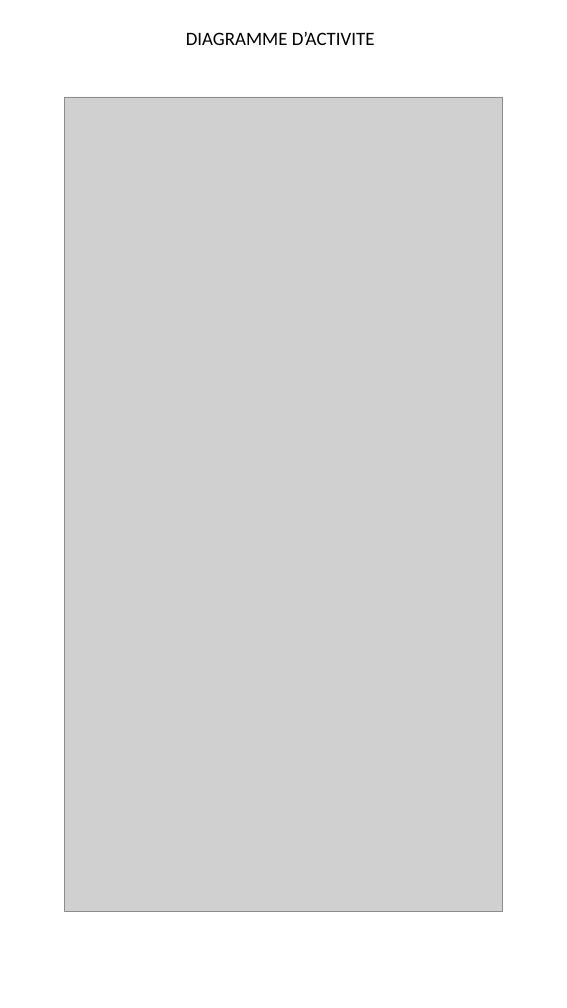
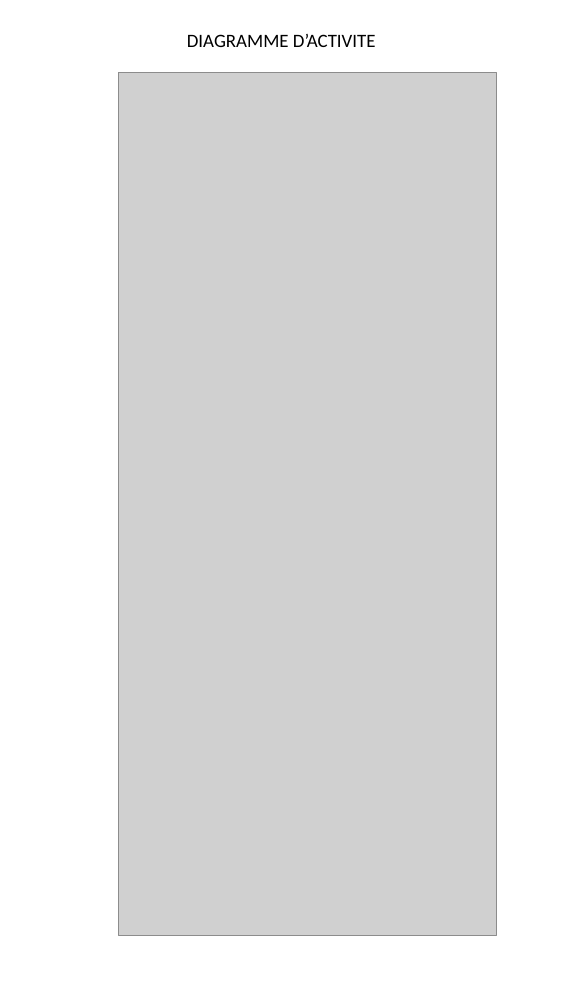
Before and after one commit to Keltoum-BLK/projet_6, a slide deck: slide 1 of PW Presentations/DA.pptx. Drawn at 567x1008 pixels with LibreOffice and Linux fonts; fonts in the diff are those of the drawing; grey boxes stand for pictures. Boxes give left, top, right and bottom in pixels: in the first picture for what was removed or moved away, otherwise in the second. Text is boxed around its words. In the diff, an @@ line names an element or a change of style, - is before the commit and + after.

Commit message:
mise a jour diagramme et doc

```diff
--- a/PW Presentations/DA.pptx
+++ b/PW Presentations/DA.pptx
@@ text "DIAGRAMME D’ACTIVITE" at <box>187,34,376,47</box>: alignment left to centre @@
@@ picture: place and size @@
-picture at <box>64,97,503,911</box>
+picture at <box>119,73,497,935</box>
```
Also in this commit, not shown: 6 other files.
